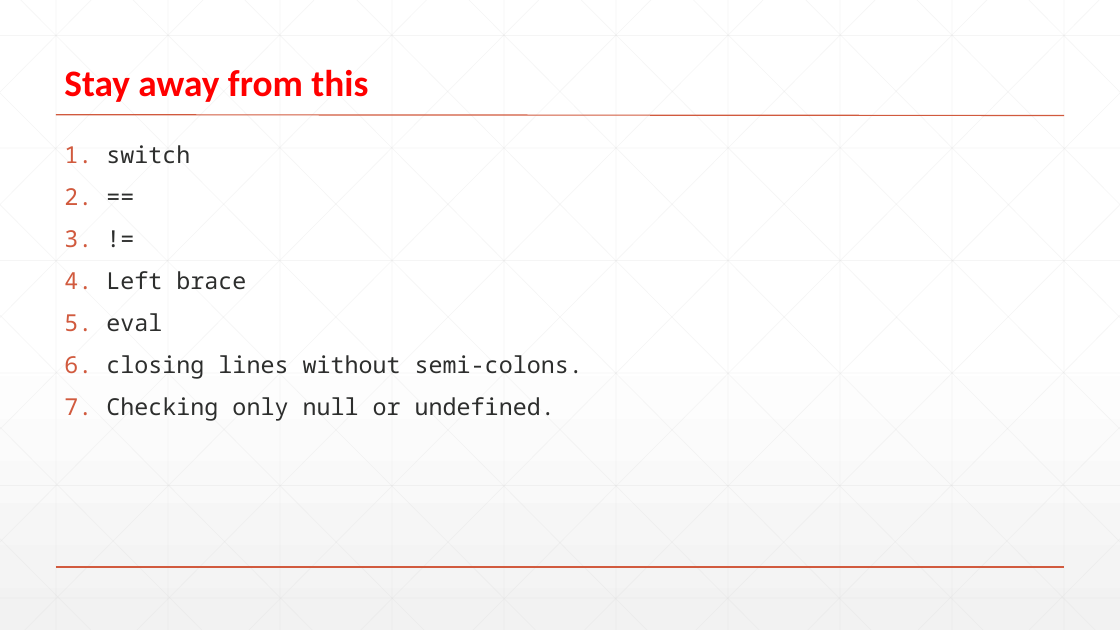
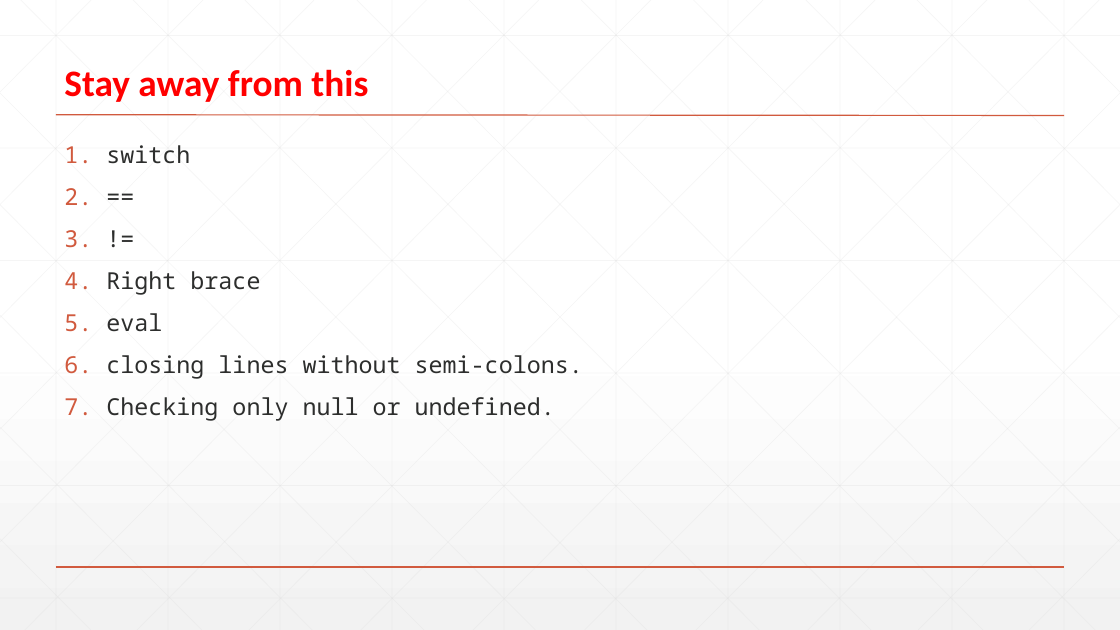
Before and after one commit to aukgit/Javascript-Session, a slide deck: slide 16 of JavaScript for C#/Slide/JavaScript for C# developers (part-1).pptx. Drawn at 1120x630 pixels with LibreOffice and Linux fonts; fonts in the diff are those of the drawing. Boxes give left, top, right and bottom in pixels: in the first picture for what was removed or moved away, otherwise in the second. Text is boxed around its words. In the diff, an @@ line names an element or a change of style, - is before the commit and + after.

```diff
--- a/JavaScript for C#/Slide/JavaScript for C# developers (part-1).pptx
+++ b/JavaScript for C#/Slide/JavaScript for C# developers (part-1).pptx
@@ text at bbox=[106, 271, 260, 295]: text changed @@
-4. Left brace
+4. Right brace
```
Also in this commit, not shown: 3 other files.
